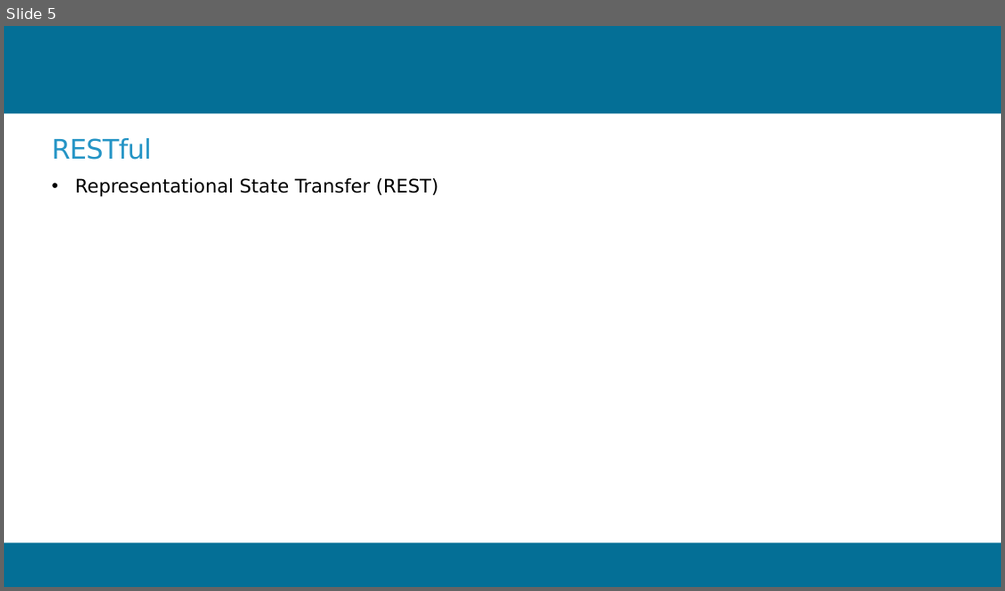
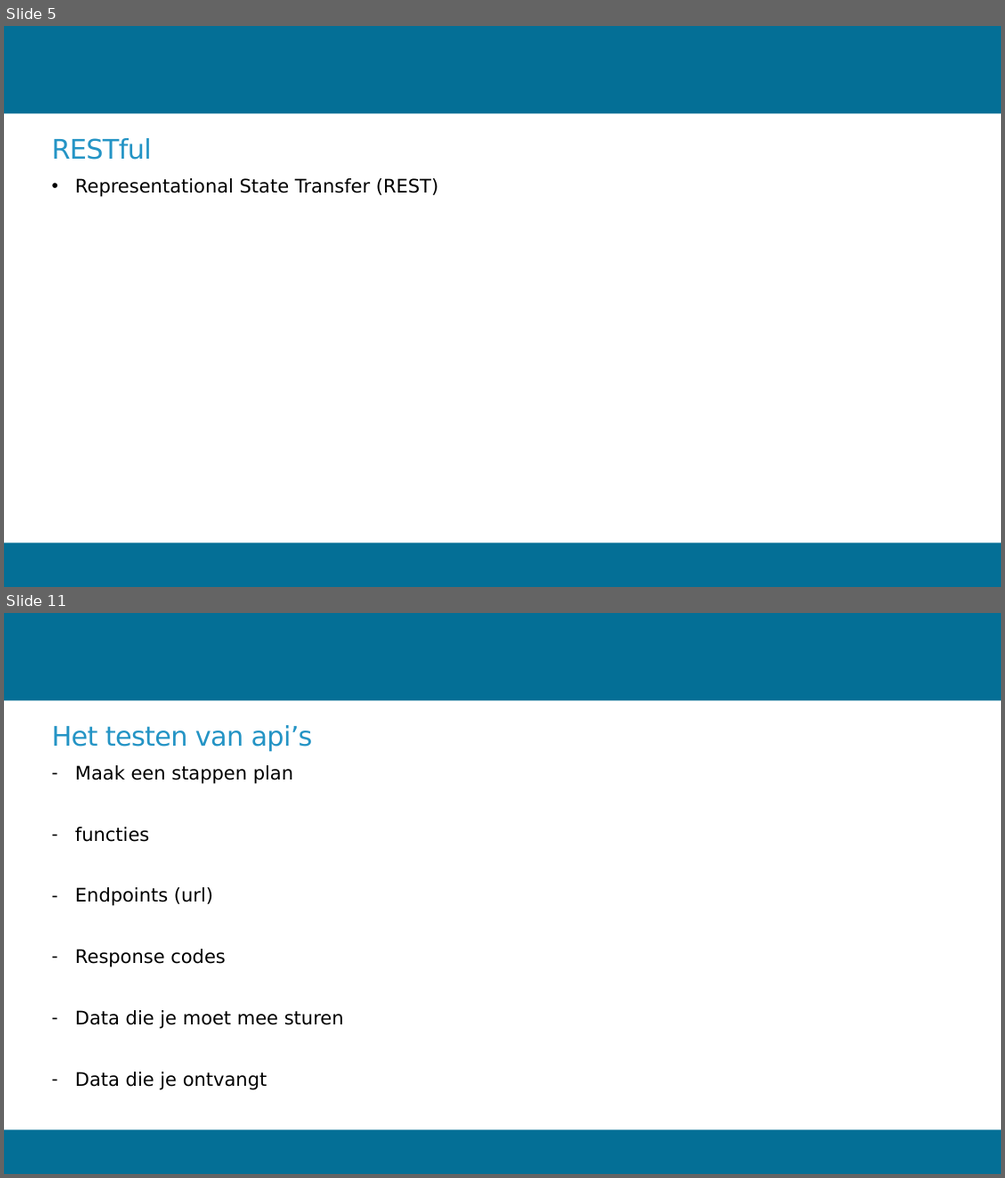
Before and after one commit to feddevanderlist/workshop, a slide deck: extraResources/Workshops-week3.pptx. Shown one above the other, each under a label of ours: slide 5 before the commit, slides 5 and 11 after it; the slides between them are not shown. The pictures are 1005x591 and 1005x1178 pixels, drawn with LibreOffice and Linux fonts; fonts in the diff are those of the drawing; background and template pictures are left out. Boxes give left, top, right and bottom in pixels: in the first picture for what was removed or moved away, otherwise in the second. Text is boxed around its words. In the diff, an @@ line names an element or a change of style, - is before the commit and + after.

```diff
--- a/extraResources/Workshops-week3.pptx
+++ b/extraResources/Workshops-week3.pptx
@@ slide 11 added at (4, 613, 1001, 1174), background #FFFFFF; not listed: 2 template elements that a slide beside it also shows @@
@@ title added at (52, 725, 313, 751), 26 pt, text #2494C5 @@
+Het testen van api’s
@@ text added at (75, 765, 344, 1090), 18 pt, text #000000 @@
+– Maak een stappen plan
+– functies
+– Endpoints (url)
+– Response codes
+– Data die je moet mee sturen
+– Data die je ontvangt
```
Also in this commit, not shown: 2 slides changed, 4 other slides added, 4 other files.
